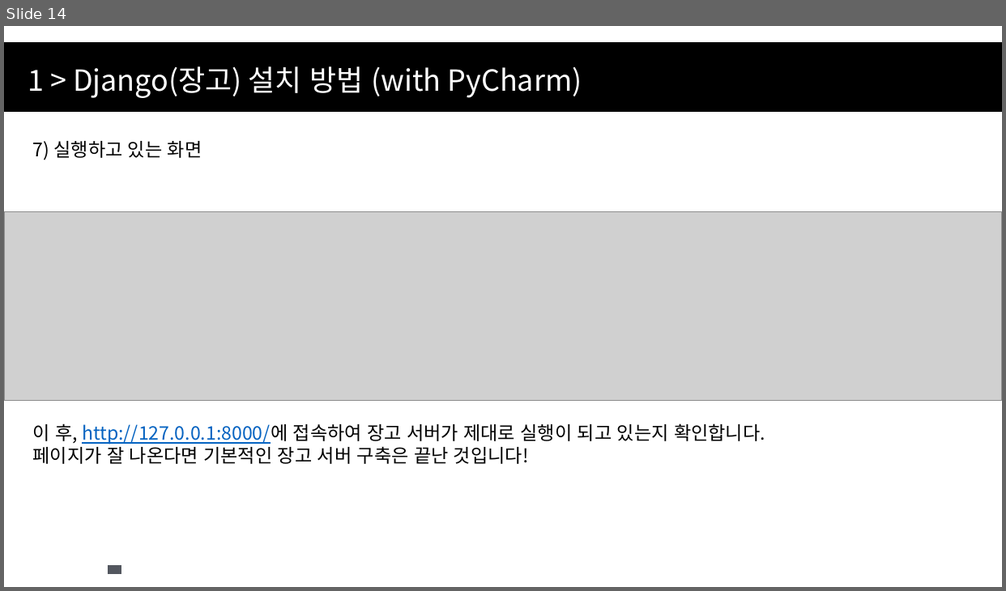
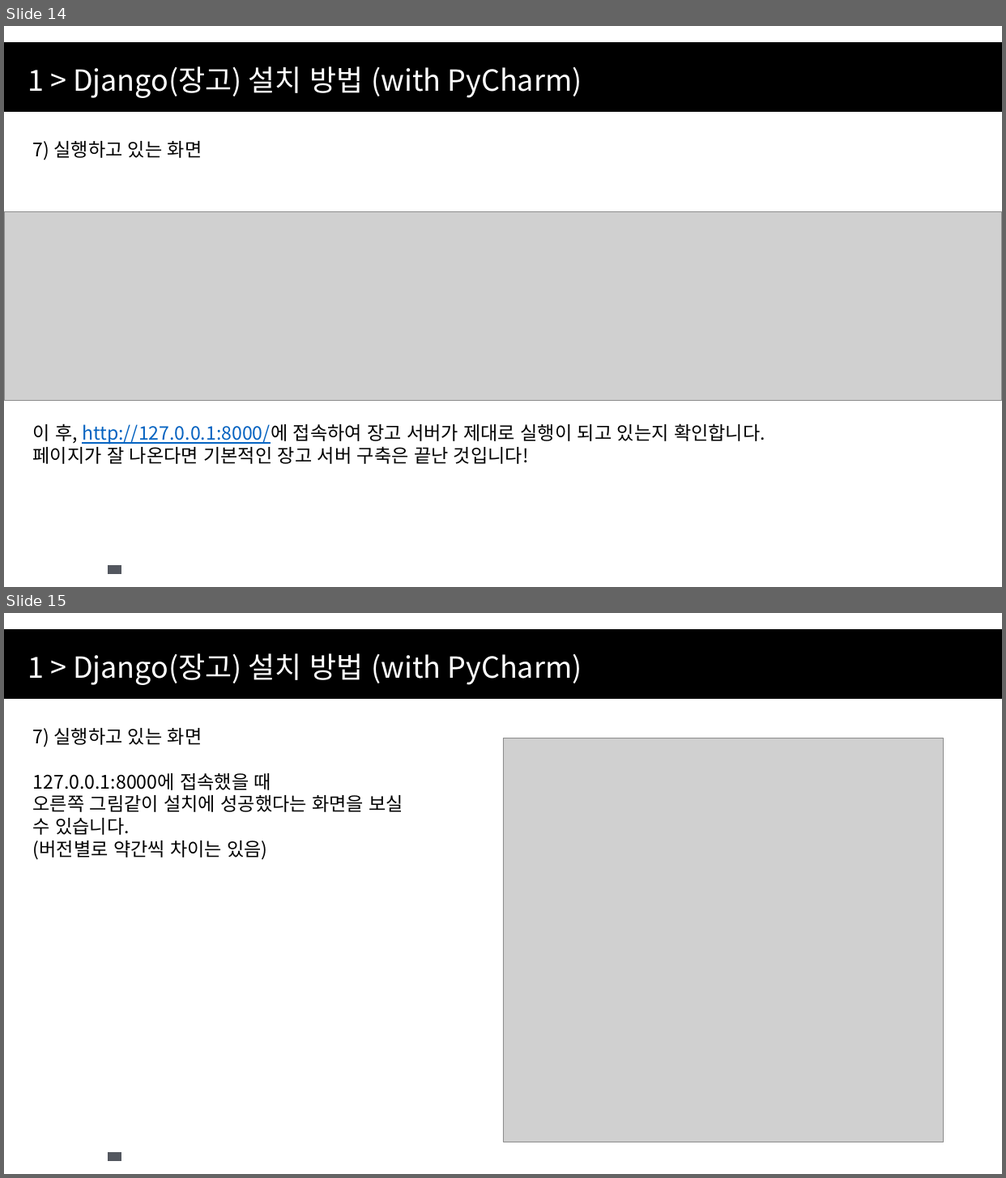
Before and after one commit to CPSSOpenSource/CPSS----, a slide deck: Python/Django & DS with Python 2주차.pptx. Shown one above the other, each under a label of ours: slide 14 before the commit, slides 14 and 15 after it. The pictures are 1006x591 and 1006x1178 pixels, drawn with LibreOffice and Linux fonts; fonts in the diff are those of the drawing; grey boxes stand for pictures; background and template pictures are left out. Boxes give left, top, right and bottom in pixels: in the first picture for what was removed or moved away, otherwise in the second. Text is boxed around its words. In the diff, an @@ line names an element or a change of style, - is before the commit and + after.

Commit message:
장고 기초 강의 2주 수정됨

```diff
--- a/Python/Django & DS with Python 2주차.pptx
+++ b/Python/Django & DS with Python 2주차.pptx
@@ slide 15 added at (x1=4, y1=613, x2=1002, y2=1174), background #FFFFFF; not listed: 2 template elements that a slide beside it also shows @@
@@ text added at (x1=27, y1=653, x2=582, y2=685), 28 pt, text #FFFFFF @@
+1 > Django(장고) 설치 방법 (with PyCharm)
@@ text added at (x1=33, y1=728, x2=404, y2=860), 18 pt, text #000000 @@
+7) 실행하고 있는 화면
+127.0.0.1:8000에 접속했을 때
+오른쪽 그림같이 설치에 성공했다는 화면을 보실
+수 있습니다.
+(버전별로 약간씩 차이는 있음)
@@ picture added at (x1=503, y1=738, x2=944, y2=1142) @@
```
Also in this commit, not shown: 5 slides changed, 10 other slides added.
